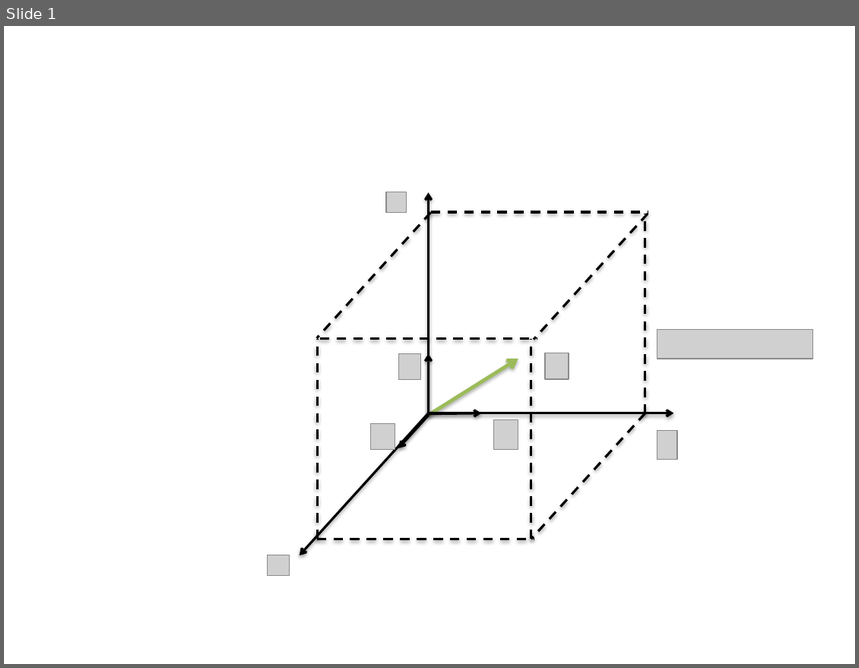
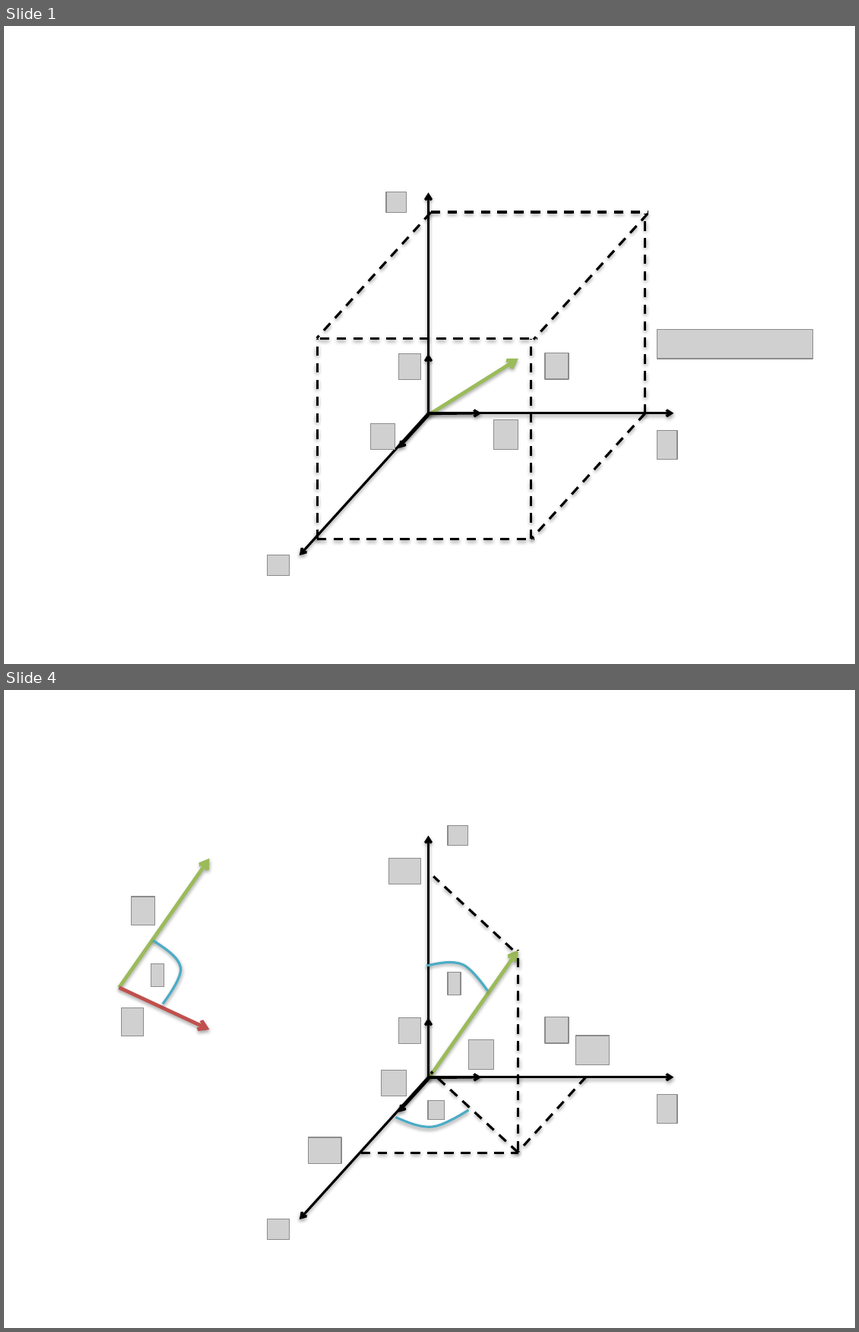
Before and after one commit to cdohl/physik1, a slide deck: figures/Presentation1.pptx. Shown one above the other, each under a label of ours: slide 1 before the commit, slides 1 and 4 after it; the slides between them are not shown. The pictures are 859x668 and 859x1332 pixels, drawn with LibreOffice and Linux fonts; fonts in the diff are those of the drawing; grey boxes stand for pictures. Boxes give left, top, right and bottom in pixels: in the first picture for what was removed or moved away, otherwise in the second. Text is boxed around its words. In the diff, an @@ line names an element or a change of style, - is before the commit and + after.

```diff
--- a/figures/Presentation1.pptx
+++ b/figures/Presentation1.pptx
@@ slide 4 added at (x1=4, y1=690, x2=855, y2=1328), background #FFFFFF @@
@@ picture added at (x1=448, y1=825, x2=468, y2=846) @@
@@ arrow added from (429, 1078) to (429, 836), #000000 2 pt @@
@@ arrow added from (119, 988) to (209, 859), #9BBB59 3 pt @@
@@ picture added at (x1=389, y1=859, x2=422, y2=885) @@
@@ line added from (513, 950) to (434, 876), #000000 2 pt dashed @@
@@ picture added at (x1=132, y1=897, x2=155, y2=925) @@
@@ freeform shape added at (x1=153, y1=941, x2=180, y2=1004), outline #4BACC6 2 pt @@
@@ freeform shape added at (x1=427, y1=962, x2=488, y2=990), outline #4BACC6 2 pt @@
@@ arrow added from (428, 1080) to (518, 951), #9BBB59 3 pt @@
@@ line added from (518, 1151) to (518, 951), #000000 2 pt dashed @@
@@ picture added at (x1=151, y1=964, x2=164, y2=986) @@
@@ picture added at (x1=448, y1=973, x2=460, y2=995) @@
@@ arrow added from (119, 988) to (209, 1030), #C0504D 3 pt @@
@@ picture added at (x1=122, y1=1008, x2=144, y2=1037) @@
@@ picture added at (x1=399, y1=1018, x2=421, y2=1044) @@
@@ arrow added from (429, 1080) to (429, 1018), #000000 2 pt @@
@@ picture added at (x1=545, y1=1018, x2=569, y2=1044) @@
@@ picture added at (x1=469, y1=1040, x2=493, y2=1070) @@
@@ picture added at (x1=576, y1=1036, x2=609, y2=1065) @@
@@ picture added at (x1=382, y1=1071, x2=407, y2=1097) @@
@@ line added from (518, 1153) to (431, 1072), #000000 2 pt dashed @@
@@ arrow added from (429, 1078) to (300, 1220), #000000 2 pt @@
@@ arrow added from (429, 1080) to (399, 1113), #000000 2 pt @@
@@ arrow added from (429, 1078) to (674, 1078), #000000 2 pt @@
@@ arrow added from (429, 1078) to (481, 1078), #000000 2 pt @@
@@ line added from (586, 1078) to (518, 1152), #000000 2 pt dashed @@
@@ picture added at (x1=657, y1=1095, x2=677, y2=1123) @@
@@ freeform shape added at (x1=395, y1=1110, x2=469, y2=1128), outline #4BACC6 2 pt @@
@@ picture added at (x1=428, y1=1101, x2=444, y2=1120) @@
@@ picture added at (x1=309, y1=1138, x2=342, y2=1164) @@
@@ line added from (360, 1153) to (518, 1153), #000000 2 pt dashed @@
@@ picture added at (x1=267, y1=1220, x2=289, y2=1240) @@
```
Also in this commit, not shown: 3 other slides added, 18 other files.
